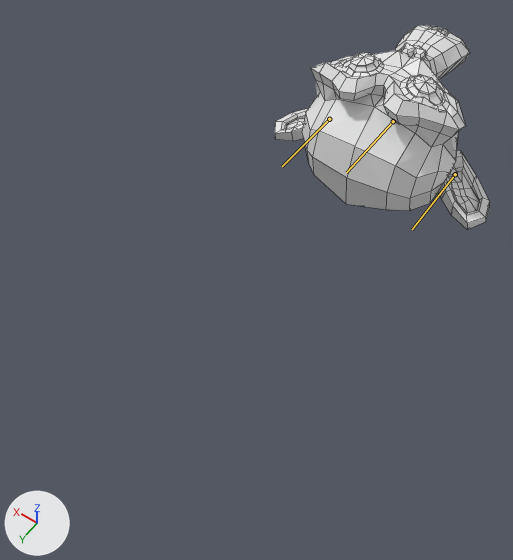
One commit to the Blender file bone.blend: the scene before it, then after it.
Rendered twice from a camera (50 mm lens) standing at (-2.39, 5.95, 5.13) and looking at (0.07, 2.51, -0.28). Arrows for +X, +Y and +Z are at lower left; the lights stay in place. The bones that bend it are drawn over the model as lines. Mesh edges are drawn as thin lines.

Objects in the first picture: 'Suzanne'.
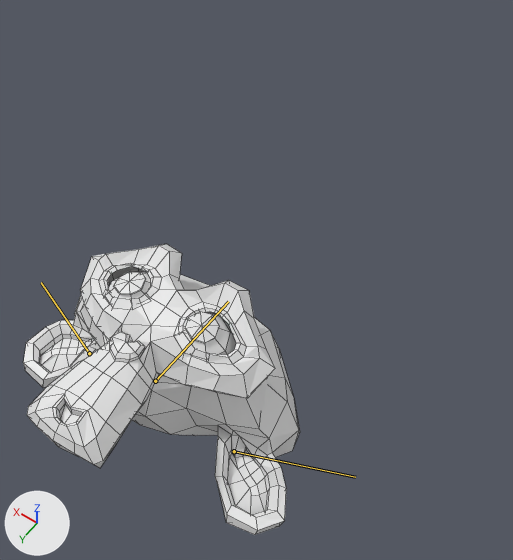
The newer file adds an action. The first version stands in its rest pose; the second is drawn at frame 100 of the action 'Action'.

The change in detail:
Bone 'Head' (bone_head) moves from (0.0, 0.0, 0.0) to (0.0, 4.029, 0.0).
Bone 'Head' (bone_head) turns from (0, 0, 0) to (0, 0, -180) degrees about its own x, y and z.
Bone 'RightEar' (bone_rightear) turns from (0, 0, 0) to (0, 0, 72) degrees about its own x, y and z.
Bone 'LeftEar' (bone_leftear) turns from (0, 0, 0) to (0, 0, -67) degrees about its own x, y and z.

Boxes [x1, y1, x2, y2] around the edits, measured in the pictures (513 x 560 px):
'Suzanne', posed (29% wider, 42% taller): before [275, 25, 489, 230]; after [23, 244, 300, 535]
bone 'Head', root to tip: before (393, 121) to (346, 172); after (155, 381) to (228, 301)
bone 'RightEar', root to tip: before (455, 174) to (412, 229); after (89, 353) to (41, 282)
bone 'LeftEar', root to tip: before (329, 119) to (282, 166); after (234, 451) to (355, 477)
